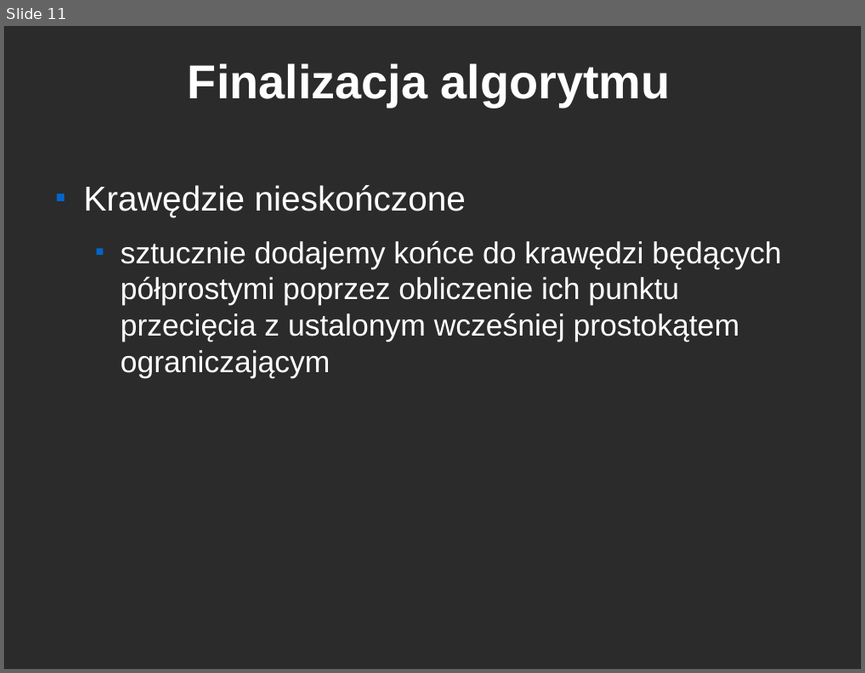
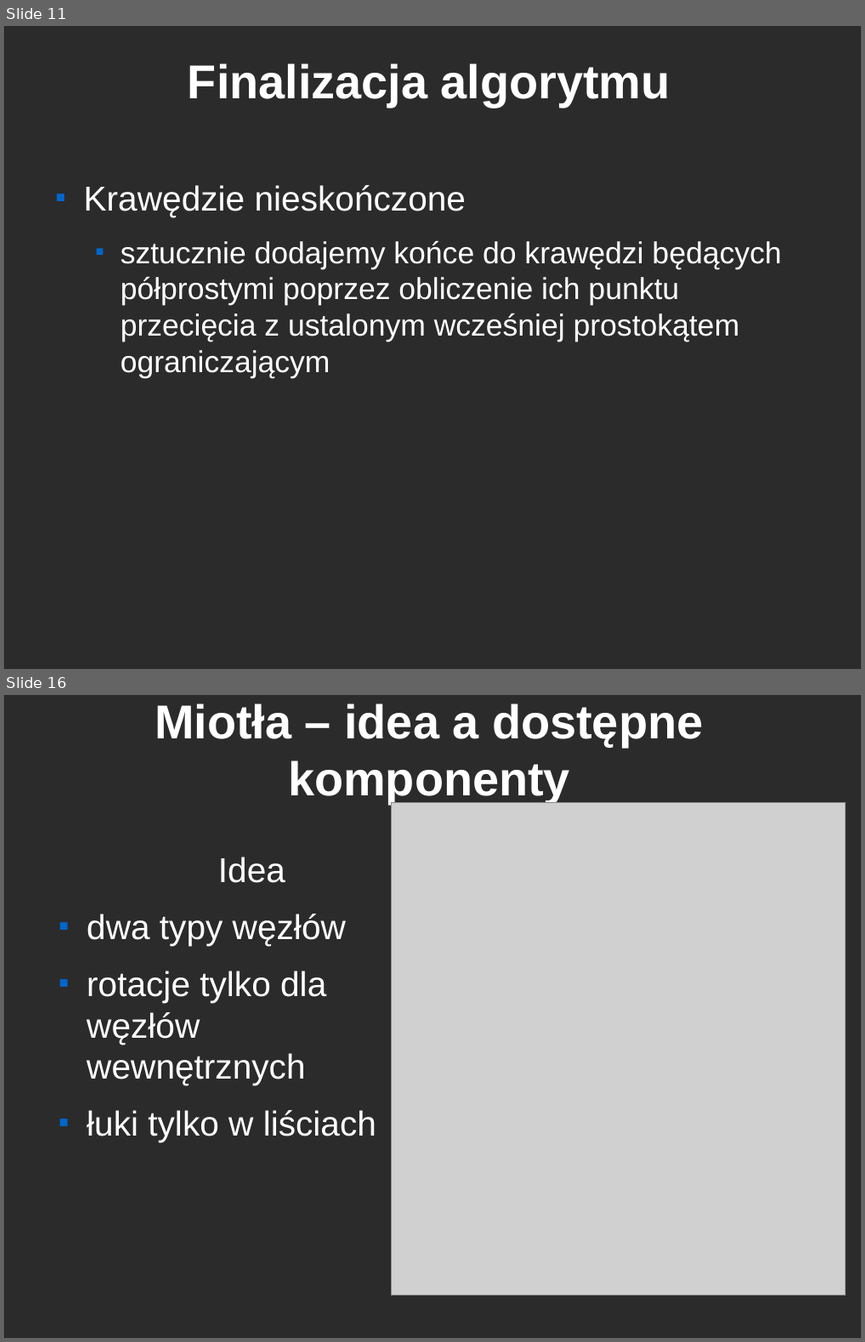
Before and after one commit to ghik/GO, a slide deck: fortune.odp. Shown one above the other, each under a label of ours: slide 11 before the commit, slides 11 and 16 after it; the slides between them are not shown. The pictures are 865x673 and 865x1342 pixels, drawn with LibreOffice and Linux fonts; fonts in the diff are those of the drawing; grey boxes stand for pictures; background and template pictures are left out; a plain dark background stands for a picture behind light text. Boxes give left, top, right and bottom in pixels: in the first picture for what was removed or moved away, otherwise in the second. Text is boxed around its words. In the diff, an @@ line names an element or a change of style, - is before the commit and + after.

```diff
--- a/fortune.odp
+++ b/fortune.odp
@@ slide 16 added at (4, 695, 861, 1338), background picture (left out) @@
@@ title added at (154, 703, 703, 804), 44 pt, text #FFFFFF, bold @@
+Miotła – idea a dostępne komponenty
@@ picture added at (392, 802, 846, 1295) @@
@@ text added at (86, 857, 376, 1142), 32 pt, text #FFFFFF @@
+Idea
+■ dwa typy węzłów
+■ rotacje tylko dla węzłów wewnętrznych
+■ łuki tylko w liściach
```
Also in this commit, not shown: 1 slide changed, 6 other slides added, 4 other files.
